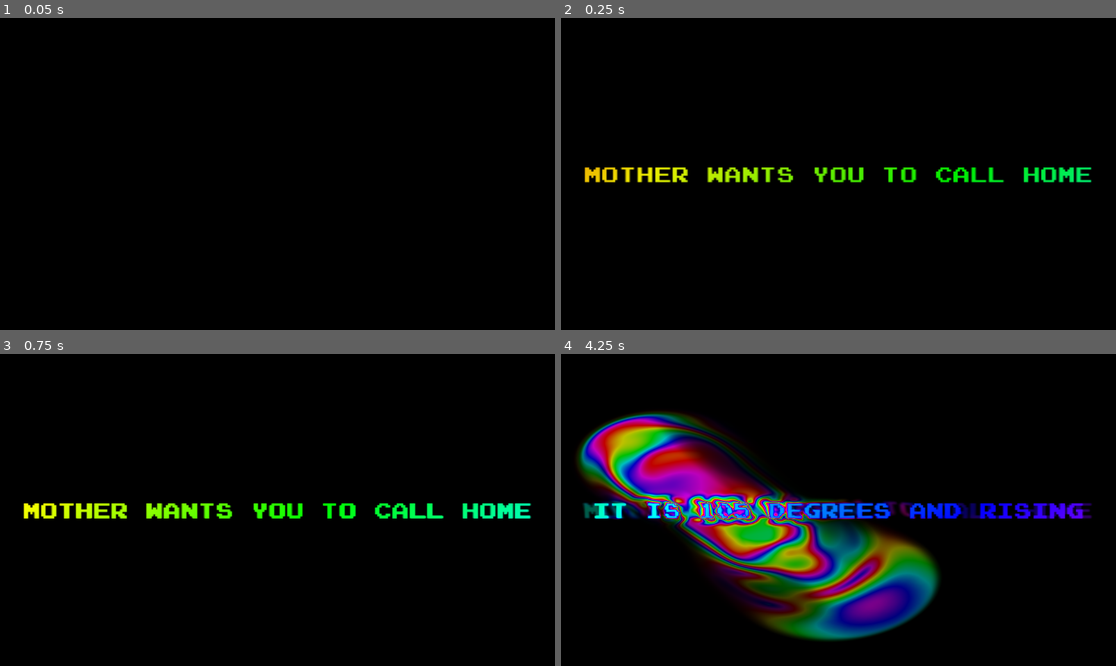
Above: before the commit, frames 1-4 (two rows, left to right).
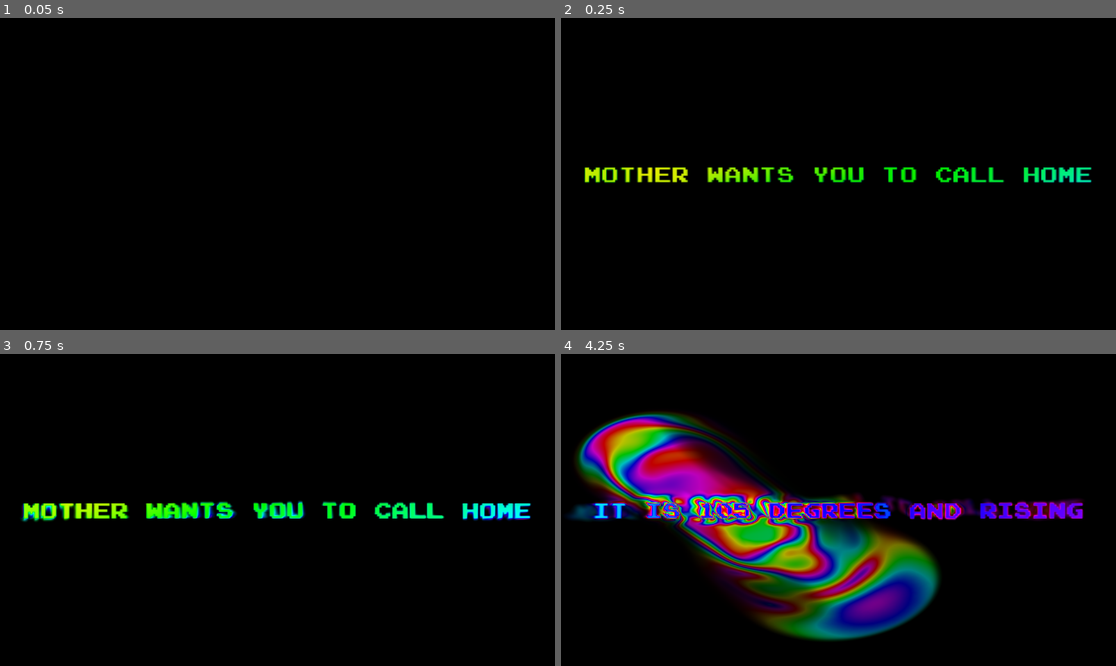
Above: after the commit, the same moments.

Repository: jake-schlaerth/audio-poc
Game: Godot game, scene res://fluid/fluid_sim.tscn
Two runs of this game, one before a commit and one after it. Both use one fixed random seed, a clock stepped at 60 frames per second and the inputs below.
Inputs (mouse positions are in pixels of both pictures, inside the frame that each line leads up to):
- Up to frame 1 (0.05 s): no input
- Up to frame 2 (0.25 s): no input
- Up to frame 3 (0.75 s): move the mouse to (399, 494) at 0.52 s; click (399, 494) at 0.67 s
- Up to frame 4 (4.25 s): tap Space at 0.77, 3.77 s; drag from (727, 525) to (810, 572) at 1.27 s; move the mouse to (894, 441) at 2.02 s; click (894, 441) at 2.17 s; drag from (810, 572) to (672, 463) at 2.77 s; move the mouse to (1005, 556) at 3.52 s; click (1005, 556) at 3.67 s

Frame 1 is identical in both runs. In frame 2, 1.4% of the frame differs, in the area x 4-96%, y 47-54%; in frame 3, 2.8%; in frame 4, 7.8%, in the area x 1-96%, y 20-78%.

Commit message:
Let text ink give off a small amount of stir
While a phrase is up, inject a little curl-noise velocity in a dilated
halo around the glyphs (u_text_stir over a 3-texel max-dilated mask),
added after the calm damping so it survives over the letter edges and
leaks into the surrounding fluid. The letters stay readable but now
waver and shed tendrils, and the residual flow makes them dissolve
organically on release instead of just dimming. A small matching nudge
feeds the adaptive-music activity accumulator.

Knobs: text_ink_stir (0.04), text_ink_stir_scale, text_ink_stir_speed,
text_ink_stir_music.

Co-Authored-By: Claude Sonnet 5 <noreply@anthropic.com>
Claude-Session: https://claude.ai/code/session_01LC5ZjmL3oh1QydLG7YGKHK

Diff:
--- a/fluid/fluid_sim.gd
+++ b/fluid/fluid_sim.gd
@@ -77,6 +77,10 @@
 @export_range(0.0, 15.0) var text_ink_hold: float = 2.5
 @export_range(0.0, 6.0) var text_ink_fade_out: float = 2.0
 @export_range(0.0, 1.0) var text_ink_calm: float = 0.92
+@export_range(0.0, 0.3) var text_ink_stir: float = 0.04
+@export_range(0.5, 16.0) var text_ink_stir_scale: float = 6.0
+@export_range(0.0, 2.0) var text_ink_stir_speed: float = 0.35
+@export_range(0.0, 3.0) var text_ink_stir_music: float = 0.4
 
 @onready var _a: SubViewport = %SimA
 @onready var _b: SubViewport = %SimB
@@ -305,9 +309,14 @@
 			inject = maintain * (1.0 - out_t)
 			calm = 1.0 - out_t
 
+	var presence: float = clampf(calm, 0.0, 1.0)
 	_sim_material.set_shader_parameter("u_text_mask", _text_mask.get_texture())
 	_sim_material.set_shader_parameter("u_text_amount", clampf(inject, 0.0, 1.0) * text_ink_strength)
-	_sim_material.set_shader_parameter("u_text_calm", clampf(calm, 0.0, 1.0) * text_ink_calm)
+	_sim_material.set_shader_parameter("u_text_calm", presence * text_ink_calm)
+	_sim_material.set_shader_parameter("u_text_stir", presence * text_ink_stir)
+	_sim_material.set_shader_parameter("u_text_stir_scale", text_ink_stir_scale)
+	_sim_material.set_shader_parameter("u_text_stir_speed", text_ink_stir_speed)
+	_motion_accum += presence * text_ink_stir_music * delta
 
 
 func _input(event: InputEvent) -> void:
--- a/fluid/fluid_sim.gdshader
+++ b/fluid/fluid_sim.gdshader
@@ -37,6 +37,9 @@
 uniform sampler2D u_text_mask : filter_linear;
 uniform float u_text_amount   = 0.0;
 uniform float u_text_calm      = 0.0;
+uniform float u_text_stir      = 0.0;
+uniform float u_text_stir_scale = 6.0;
+uniform float u_text_stir_speed = 0.35;
 
 uniform float u_ambient_flow  = 0.0;
 uniform float u_ambient_scale  = 3.0;
@@ -127,10 +130,18 @@
 			dye += influence * 0.5;
 		}
 
-		if (u_text_amount > 0.0 || u_text_calm > 0.0) {
+		if (u_text_amount > 0.0 || u_text_calm > 0.0 || u_text_stir > 0.0) {
 			float m = texture(u_text_mask, uv).r;
 			dye += m * u_text_amount;
 			newVel = mix(newVel, vec2(0.0), clamp(m * u_text_calm, 0.0, 1.0));
+
+			float md = m;
+			md = max(md, texture(u_text_mask, uv + vec2(texel.x * 3.0, 0.0)).r);
+			md = max(md, texture(u_text_mask, uv - vec2(texel.x * 3.0, 0.0)).r);
+			md = max(md, texture(u_text_mask, uv + vec2(0.0, texel.y * 3.0)).r);
+			md = max(md, texture(u_text_mask, uv - vec2(0.0, texel.y * 3.0)).r);
+			vec2 swirl = curlNoise(uv * u_text_stir_scale + u_time * u_text_stir_speed);
+			newVel += swirl * md * u_text_stir;
 		}
 
 		newVel = clamp(newVel, vec2(-1.0), vec2(1.0));
